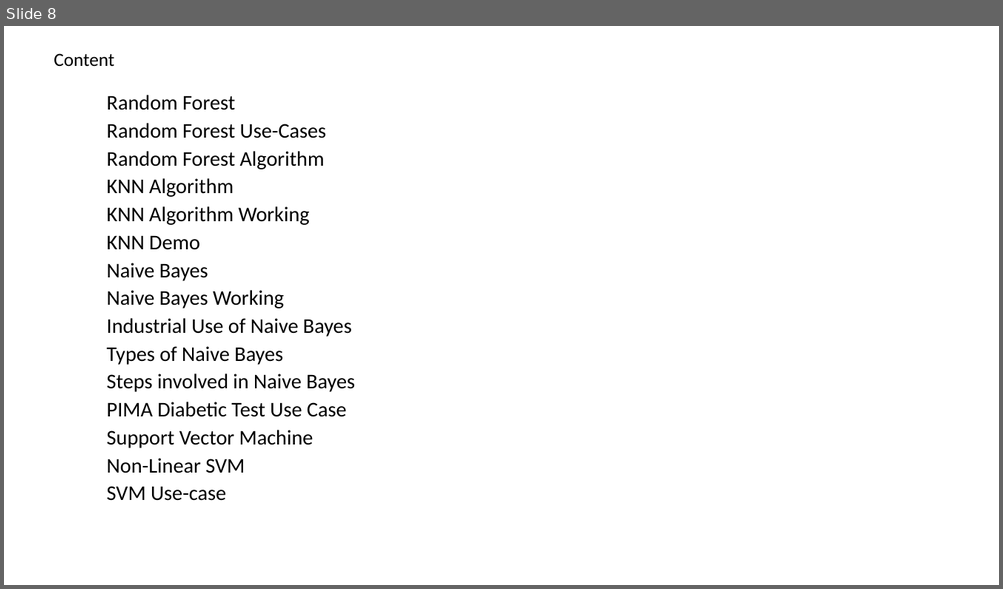
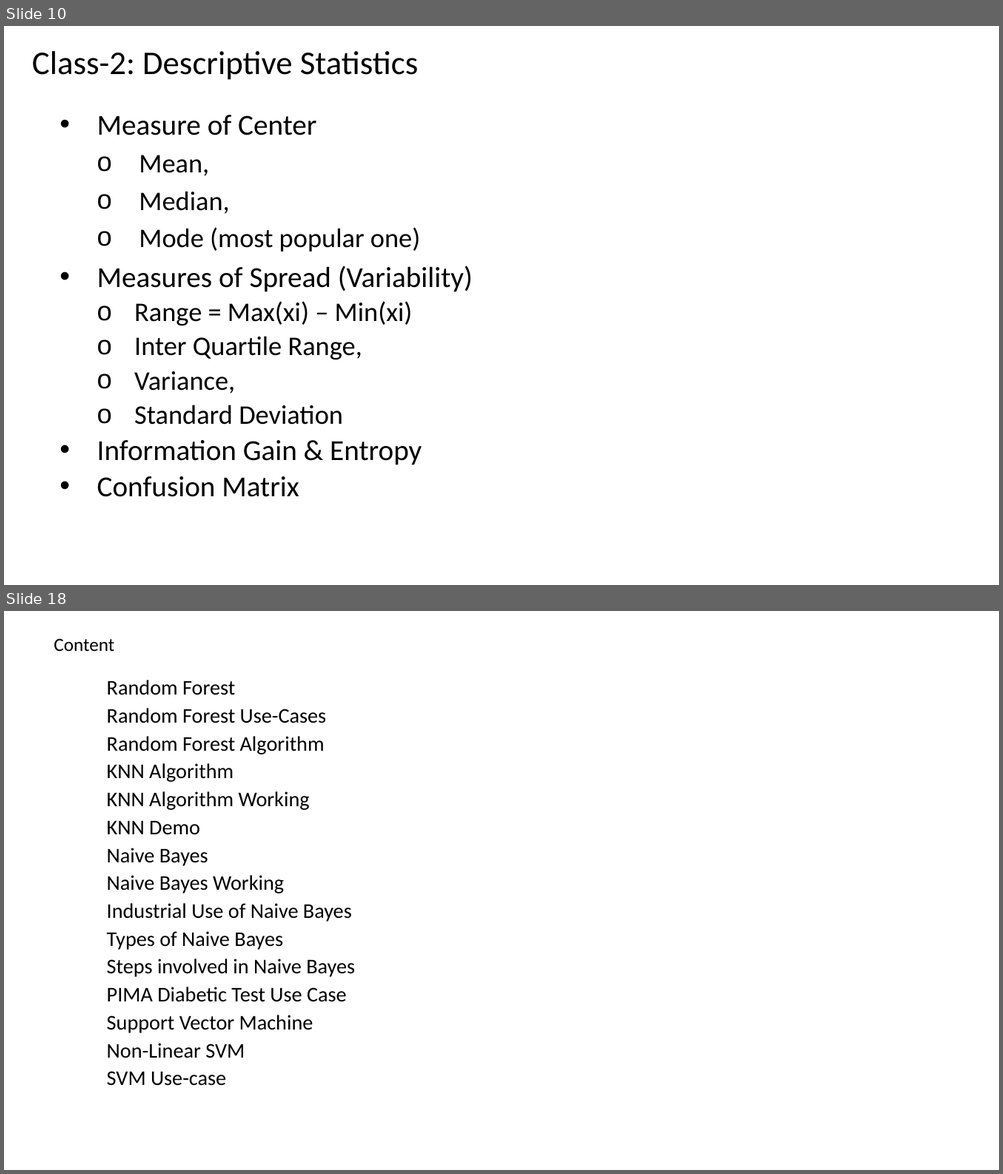
Before and after one commit to renshan2/accesspy, a slide deck: AI-ML-DL/Machine Learning.pptx. Shown one above the other, each under a label of ours: slide 8 before the commit, slides 10 and 18 after it; the slides between them are not shown. The pictures are 1003x589 and 1003x1174 pixels, drawn with LibreOffice and Linux fonts; fonts in the diff are those of the drawing. Boxes give left, top, right and bottom in pixels: in the first picture for what was removed or moved away, otherwise in the second. Text is boxed around its words. In the diff, an @@ line names an element or a change of style, - is before the commit and + after.

```diff
--- a/AI-ML-DL/Machine Learning.pptx
+++ b/AI-ML-DL/Machine Learning.pptx
@@ slide 10 added at bbox=[4, 26, 999, 585], background #FFFFFF @@
@@ text added at bbox=[32, 51, 418, 80], 32 pt, text #000000 @@
+Class-2: Descriptive Statistics
@@ subtitle added at bbox=[97, 115, 472, 497], 26 pt, text #000000 @@
+  • Measure of Center
+    o Mean,
+    o Median,
+    o Mode (most popular one)
+  • Measures of Spread (Variability)
+    o Range = Max(xi) – Min(xi)
+    o Inter Quartile Range,
+    o Variance,
+    o Standard Deviation
+  • Information Gain & Entropy
+  • Confusion Matrix
@@ what was slide 8 is now slide 18 @@
```
Also in this commit, not shown: 4 slides changed, 10 other slides added, 1 slide removed, 4 other files.
